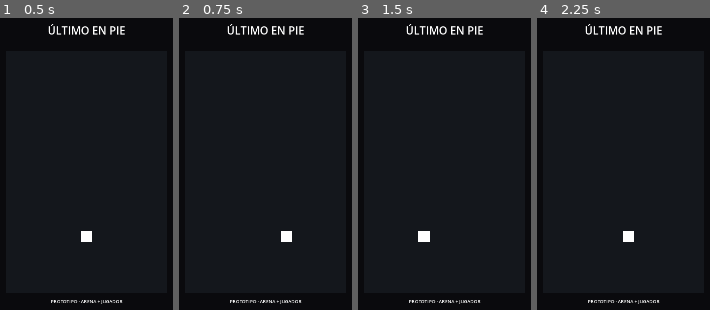
Above: before the commit, frames 1-4 (left to right).
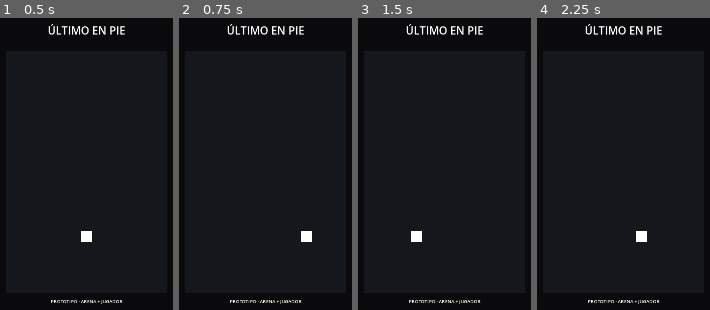
Above: after the commit, the same moments.

Repository: Baltas80/ULTIMO-EN-PIE
Game: Godot game, scene res://scenes/main.tscn
Same seed, same stepped clock (60 frames per second), same inputs: the game is played once before the commit and once after it.
Inputs (mouse positions are in pixels of both pictures, inside the frame that each line leads up to):
- Up to frame 1 (0.5 s): no input
- Up to frame 2 (0.75 s): tap Enter at 0.5 s; move the mouse to (307, 152) at 0.52 s; click (307, 152) at 0.67 s
- Up to frame 3 (1.5 s): tap Space at 1.25 s; drag from (408, 187) to (435, 234) at 1.27 s
- Up to frame 4 (2.25 s): tap Enter at 2 s; move the mouse to (642, 96) at 2.02 s; click (642, 96) at 2.17 s

Frame 1 is identical in both runs. In frame 2, 0.5% of the frame differs, in the area x 58-77%, y 72-77%; in frame 3, 0.3%; in frame 4, 0.5%.

Commit message:
fix: make player touch control direct and deterministic

Diff:
--- a/scripts/player.gd
+++ b/scripts/player.gd
@@ -1,23 +1,24 @@
 extends CharacterBody2D
 
-@export var move_speed: float = 320.0
-@export var arena_margin: float = 48.0
+@export var follow_strength: float = 12.0
+@export var arena_margin: float = 72.0
 
 var target_x: float
 
 func _ready() -> void:
 	target_x = position.x
 
+func _unhandled_input(event: InputEvent) -> void:
+	if event is InputEventScreenTouch and event.pressed:
+		target_x = event.position.x
+	elif event is InputEventScreenDrag:
+		target_x = event.position.x
+	elif event is InputEventMouseButton and event.button_index == MOUSE_BUTTON_LEFT and event.pressed:
+		target_x = event.position.x
+	elif event is InputEventMouseMotion and Input.is_mouse_button_pressed(MOUSE_BUTTON_LEFT):
+		target_x = event.position.x
+
 func _physics_process(delta: float) -> void:
-	if Input.is_action_pressed("touch_move_left"):
-		target_x -= move_speed * delta
-	if Input.is_action_pressed("touch_move_right"):
-		target_x += move_speed * delta
-
-	if Input.is_mouse_button_pressed(MOUSE_BUTTON_LEFT):
-		target_x = get_global_mouse_position().x
-
 	target_x = clamp(target_x, arena_margin, 720.0 - arena_margin)
-	velocity.x = (target_x - position.x) * 10.0
-	velocity.y = 0.0
-	move_and_slide()
+	position.x = move_toward(position.x, target_x, 420.0 * follow_strength * delta)
+	position.y = clamp(position.y, 220.0, 1080.0)
